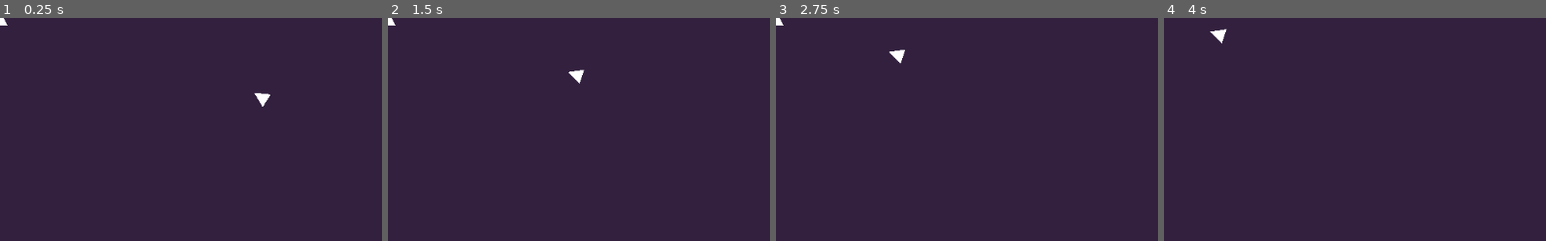
Above: before the commit, frames 1-4 (left to right).
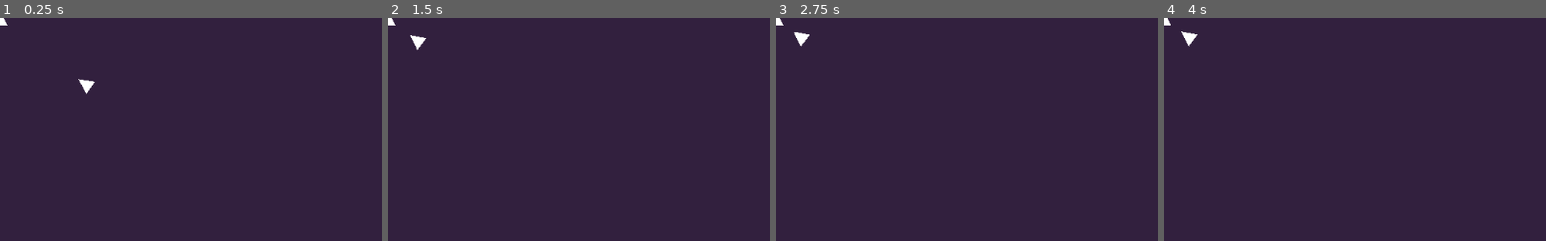
Above: after the commit, the same moments.

Repository: jknightdoeswork/godot_steering_test
Game: Godot game, scene res://spacemen/Spacemen.tscn
The game is run twice, just before and just after one commit, with the same random seed, the same clock (stepped at 60 frames per second) and the same inputs.
Inputs (mouse positions are % of the whole screen's width and height, from its top left):
- Up to frame 1 (0.25 s): no input
- Up to frame 2 (1.5 s): move the mouse to (72, 45) at 0.52 s; click (72, 45) at 0.67 s; drag from (30, 55) to (26, 14) at 1.27 s
- Up to frame 3 (2.75 s): tap Enter at 2 s; move the mouse to (60, 28) at 2.02 s; click (60, 28) at 2.17 s
- Up to frame 4 (4 s): drag from (45, 70) to (20, 35) at 2.77 s; move the mouse to (80, 65) at 3.52 s; click (80, 65) at 3.67 s
The pictures show only the part of the screen within x 0-50%, y 0-50%; the shares and areas given below are measured in that part.

The runs differ from the first frame. In frame 1, 0.3% of the frame differs, in the area x 20-71%, y 27-40%; in frame 2, 0.3%; in frame 3, 0.3%; in frame 4, 0.3%, in the area x 0-17%, y 0-13%.
Error in both runs: Trying to assign value of type 'Node2D' to a variable of type 'Polygon2D'. (res://spacemen/unit_selection/BoxSelector.gd:3)

Commit message:
proximity groups

Diff:
--- a/project.godot
+++ b/project.godot
@@ -153,11 +153,6 @@
 "class": "GSAIUtils",
 "language": "GDScript",
 "path": "res://steer/GSAIUtils.gd"
-}, {
-"base": "Node",
-"class": "Identity",
-"language": "GDScript",
-"path": "res://spacemen/ship/Identity.gd"
 } ]
 _global_script_class_icons={
 "GSAIAgentLocation": "",
@@ -188,8 +183,7 @@
 "GSAISteeringAgent": "",
 "GSAISteeringBehavior": "",
 "GSAITargetAcceleration": "",
-"GSAIUtils": "",
-"Identity": ""
+"GSAIUtils": ""
 }
 
 [application]
--- a/spacemen/Spacemen.tscn
+++ b/spacemen/Spacemen.tscn
@@ -6,21 +6,9 @@
 [ext_resource path="res://spacemen/unit_selection/UnitSelectionCircle.tscn" type="PackedScene" id=4]
 [ext_resource path="res://spacemen/unit_selection/UnitSelectionCircles.gd" type="Script" id=5]
 [ext_resource path="res://spacemen/unit_selection/BoxSelector.gd" type="Script" id=6]
-[ext_resource path="res://spacemen/weapon/Weapon.gd" type="Script" id=7]
-[ext_resource path="res://spacemen/scripts/ProximityGroup.gd" type="Script" id=8]
-[ext_resource path="res://spacemen/ship/Health.gd" type="Script" id=9]
-[ext_resource path="res://spacemen/ship/Ship.gd" type="Script" id=10]
-[ext_resource path="res://spacemen/weapon/TargetEnemy.gd" type="Script" id=11]
-[ext_resource path="res://spacemen/ship/ShipSteering.gd" type="Script" id=12]
 
 [sub_resource type="RectangleShape2D" id=1]
 extents = Vector2( 0.5, 0.5 )
-
-[sub_resource type="CircleShape2D" id=2]
-radius = 100.0
-
-[sub_resource type="CircleShape2D" id=3]
-radius = 20.0
 
 [node name="SpacemenGame" type="Node2D"]
 
@@ -54,35 +42,5 @@
 
 [node name="Ship" parent="." instance=ExtResource( 2 )]
 
-[node name="Ship2" type="KinematicBody2D" parent="."]
-position = Vector2( 401.481, 121.79 )
-input_pickable = true
-script = ExtResource( 10 )
-
-[node name="Health" type="Node" parent="Ship2"]
-script = ExtResource( 9 )
-starting_health = 24
-
-[node name="Steering" type="Node" parent="Ship2"]
-script = ExtResource( 12 )
-
-[node name="Weapon" type="Node" parent="Ship2"]
-script = ExtResource( 7 )
-
-[node name="TargetEnemy" type="Node" parent="Ship2"]
-script = ExtResource( 11 )
-
-[node name="NearbyEnemies" type="Area2D" parent="Ship2"]
-monitorable = false
-script = ExtResource( 8 )
-
-[node name="DetectionCircle" type="CollisionShape2D" parent="Ship2/NearbyEnemies"]
-shape = SubResource( 2 )
-
-[node name="BodyPolygon" type="Polygon2D" parent="Ship2"]
-position = Vector2( 0, 10 )
-rotation = 3.14159
-polygon = PoolVector2Array( -10, 0, 10, 0, 0, 20 )
-
-[node name="BodyCircle" type="CollisionShape2D" parent="Ship2"]
-shape = SubResource( 3 )
+[node name="Ship2" parent="." instance=ExtResource( 2 )]
+position = Vector2( 135.661, 105.514 )
--- a/spacemen/scripts/ProximityGroup.gd
+++ b/spacemen/scripts/ProximityGroup.gd
@@ -5,7 +5,7 @@
 signal on_unit_entered
 signal on_unit_exited
 
-export(Identity.IdentityType) var identity_type
+export var identity_type := 0
 export var faction := -1
 
 var nearby_units := []
@@ -20,7 +20,7 @@
 	var filtered_bodies := []
 	for b in bodies:
 		var identity = b.get_node("Identity")
-		if identity != null and identity.compare(identity_type, faction):
+		if identity != null and identity.compare_identities(identity_type, faction):
 			filtered_bodies.append(b)
 	return filtered_bodies
 
@@ -34,6 +34,8 @@
 			emit_signal("on_group_changed")
 			if closest_unit != old_closest:
 				emit_signal("on_closest_unit_changed")
+	else:
+		print ("no id")
 
 func on_body_exited(body:Node):
 	var identity = body.get_node("Identity")
--- a/spacemen/ship/Ship.tscn
+++ b/spacemen/ship/Ship.tscn
@@ -36,9 +36,10 @@
 [node name="NearbyEnemies" type="Area2D" parent="."]
 monitorable = false
 script = ExtResource( 3 )
+faction = 1
 
 [node name="DetectionCircle" type="CollisionShape2D" parent="NearbyEnemies"]
-shape = SubResource( 1 )
+shape = SubResource( 2 )
 
 [node name="BodyPolygon" type="Polygon2D" parent="."]
 position = Vector2( 0, 10 )
Not shown: 1 places in spacemen/Spacemen.tscn that only renumber resources
Not shown: 2 places in spacemen/ship/Ship.tscn that only renumber resources
